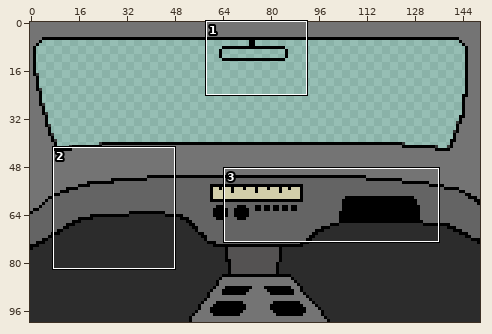
Sprite sheet -- TOJAM12/Content/backgrounds/Layer-1.png. Above, an overview of the earlier version with the close-up marked.
Close-up. The starting point:
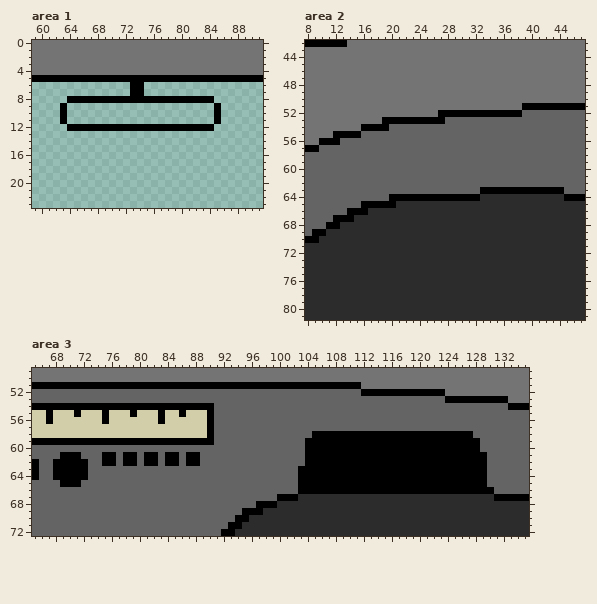
The file is 150x100 pixels. Colours within 5 levels of each other are drawn and written as one. Shown: area 1: x 59..91, y 0..23; area 2: x 8..47, y 42..81; area 3: x 65..135, y 49..72.
New version:
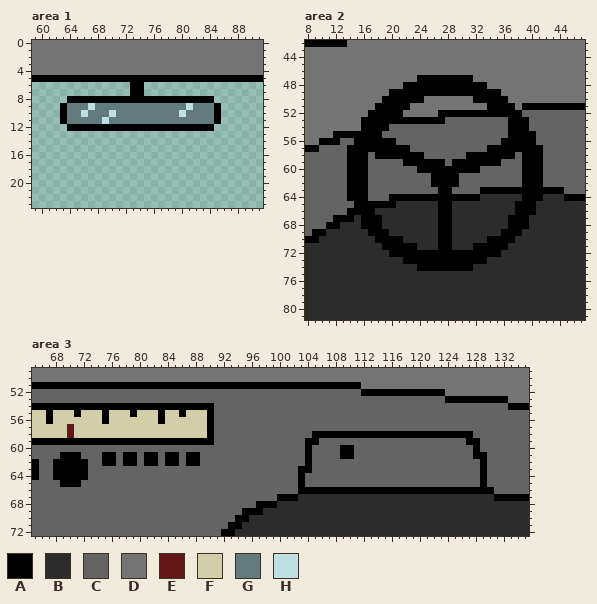
Palette (. is transparent): A #000000  B #2c2c2c  C #646464  D #747474  E #641717  F #d2ceaa  G #637b7e  H #bde0e3
Difference:
Area 1:
y 9: x 64..84 ..................... -> GGGHGGGGGGGGGGGGGHGGG
y 10: x 64..84 ..................... -> GGHGGGHGGGGGGGGGHGGGG
y 11: x 64..84 ..................... -> GGGGGHGGGGGGGGGGGGGGG
Area 2:
y 47: x 24..31 DDDDDDDD -> AAAAAAAA
y 48: x 22..33 DDDDDDDDDDDD -> AAAAAAAAAAAA
y 49: x 20..35 DDDDDDDDDDDDDDDD -> AAAAAAAAAAAAAAAA
y 50: x 19..24 DDDDDD -> AAAAAA; x 32..36 DDDDD -> AAAAA
y 51: x 18..22 DDDDD -> AAAAA; x 34..37 DDDD -> AAAA
y 52: x 17..21 DDDDD -> AAAAA
y 53: x 16..18 DDD -> AAA; x 37..39 CCC -> AAA
y 54: x 37..39 CCC -> AAA
y 55: x 16..18 CCC -> AAA; x 37..40 CCCC -> AAAA
y 56: x 15..20 CCCCCC -> AAAAAA; x 36..40 CCCCC -> AAAAA
y 57: x 14..22 CCCCCCCCC -> AAAAAAAAA; x 34..41 CCCCCCCC -> AAAAAAAA
y 58: x 14..16 CCC -> AAA; x 18..24 CCCCCCC -> AAAAAAA; x 31..37 CCCCCCC -> AAAAAAA; x 39..41 CCC -> AAA
y 59: x 14..16 CCC -> AAA; x 22..27 CCCCCC -> AAAAAA; x 29..35 CCCCCCC -> AAAAAAA; x 39..41 CCC -> AAA
y 60: x 14..16 CCC -> AAA; x 24..32 CCCCCCCCC -> AAAAAAAAA; x 39..41 CCC -> AAA
y 61..62: x 14..16 CCC -> AAA; x 26..29 CCCC -> AAAA; x 39..41 CCC -> AAA
y 63: x 14..16 CCC -> AAA; x 27..28 CC -> AA
y 64: x 14..16 CCC -> AAA; x 39..41 BBB -> AAA
y 65: x 15 C -> A; x 27..28 BB -> AA; x 38..40 BBB -> AAA
y 66: x 17 B -> A; x 27..28 BB -> AA; x 38..40 BBB -> AAA
y 67..68: x 16..18 BBB -> AAA; x 27..28 BB -> AA; x 37..39 BBB -> AAA
y 69: x 17..19 BBB -> AAA; x 27..28 BB -> AA; x 36..38 BBB -> AAA
y 70: x 18..21 BBBB -> AAAA; x 27..28 BB -> AA; x 34..37 BBBB -> AAAA
y 71: x 19..23 BBBBB -> AAAAA; x 27..28 BB -> AA; x 32..36 BBBBB -> AAAAA
y 72: x 20..35 BBBBBBBBBBBBBBBB -> AAAAAAAAAAAAAAAA
y 73: x 22..33 BBBBBBBBBBBB -> AAAAAAAAAAAA
y 74: x 24..31 BBBBBBBB -> AAAAAAAA
Area 3:
y 57..58: x 70 F -> E
y 59: x 106..126 AAAAAAAAAAAAAAAAAAAAA -> CCCCCCCCCCCCCCCCCCCCC
y 60..61: x 105..108 AAAA -> CCCC; x 111..127 AAAAAAAAAAAAAAAAA -> CCCCCCCCCCCCCCCCC
y 62..63: x 105..128 AAAAAAAAAAAAAAAAAAAAAAAA -> CCCCCCCCCCCCCCCCCCCCCCCC
y 64..65: x 104..128 AAAAAAAAAAAAAAAAAAAAAAAAA -> CCCCCCCCCCCCCCCCCCCCCCCCC
Changed places in both close-ups, as pixel boxes (x1, y1, x2, y2):
added: (67, 103, 214, 124)
changed: (347, 75, 543, 271)
changed: (67, 424, 74, 438)
changed: (305, 438, 480, 487)
